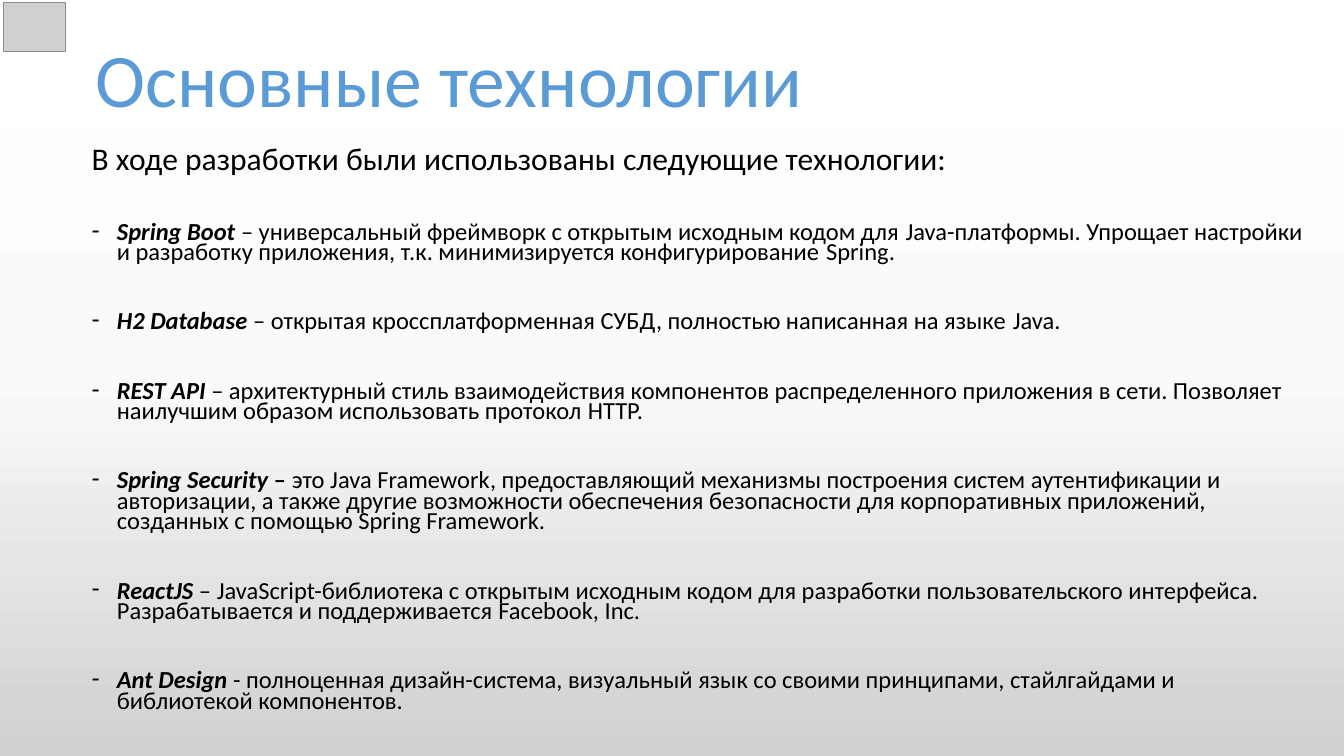
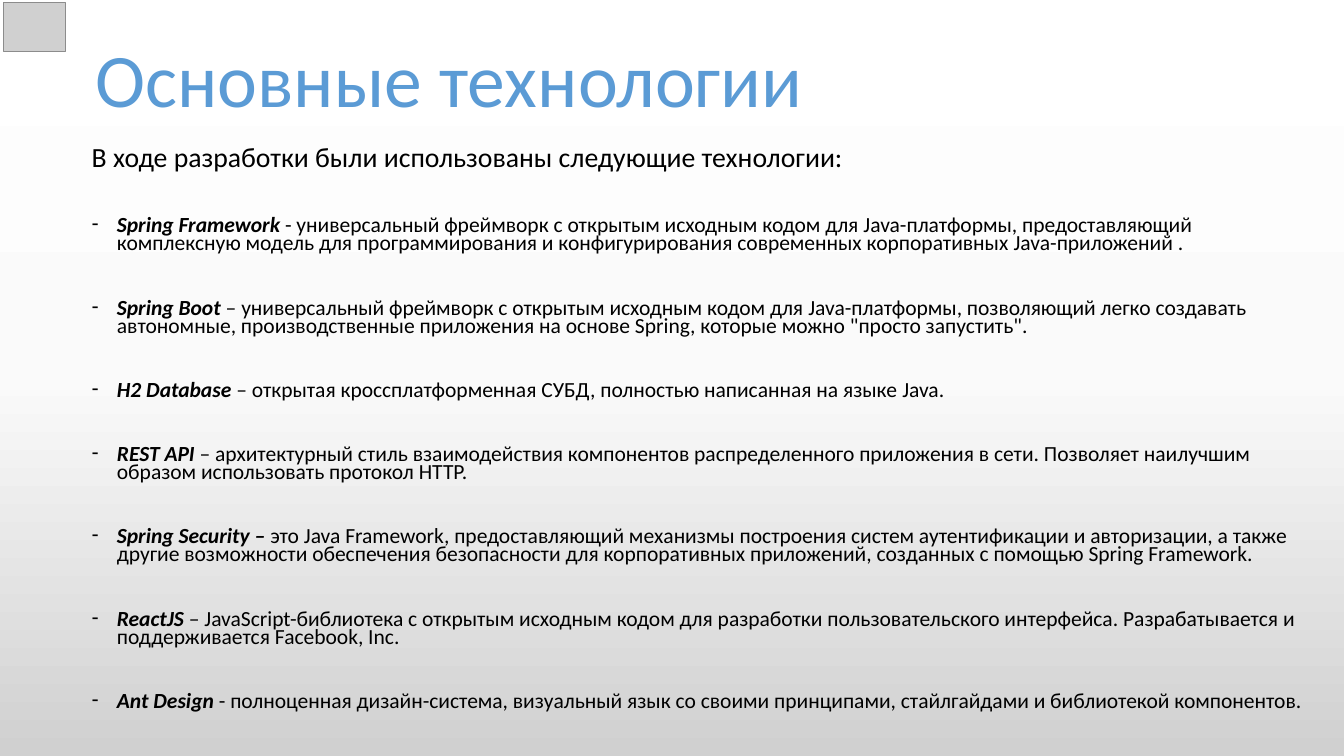
Before and after one commit to alexusievich/DemoProject, a slide deck: slide 3 of Project presentation.pptx. Drawn at 1344x756 pixels with LibreOffice and Linux fonts; fonts in the diff are those of the drawing; grey boxes stand for pictures. Boxes give left, top, right and bottom in pixels: in the first picture for what was removed or moved away, otherwise in the second. Text is boxed around its words. In the diff, an @@ line names an element or a change of style, - is before the commit and + after.

```diff
--- a/Project presentation.pptx
+++ b/Project presentation.pptx
@@ text at <box>92,148,1301,712</box>: size 22.5 to 19.8 pt in "В ходе разработки были использованы следующие технологии:"; size 17.5 to 15.4 pt in "H2 Database – открытая кроссплатформенная СУБД, полностью ...", "REST API – архитектурный стиль взаимодействия компонентов ...", "Spring Security – это Java Framework, предоставляющий ...", "ReactJS – JavaScript-библиотека с открытым исходным кодом ..." and 1 more places @@
@@ text at <box>117,217,1247,337</box>: text changed; size 17.5 to 15.4 pt @@
-– Spring Boot – универсальный фреймворк с открытым исходным кодом для Java-платформы. Упрощает настройки и разработку приложения, т.к. минимизируется конфигурирование Spring.
+– Spring Framework - универсальный фреймворк с открытым исходным кодом для Java-платформы, предоставляющий комплексную модель для программирования и конфигурирования современных корпоративных Java-приложений .
+– Spring Boot – универсальный фреймворк с открытым исходным кодом для Java-платформы, позволяющий легко создавать автономные, производственные приложения на основе Spring, которые можно "просто запустить".
```
Also in this commit, not shown: 1 other slide changed, 23 other files.
